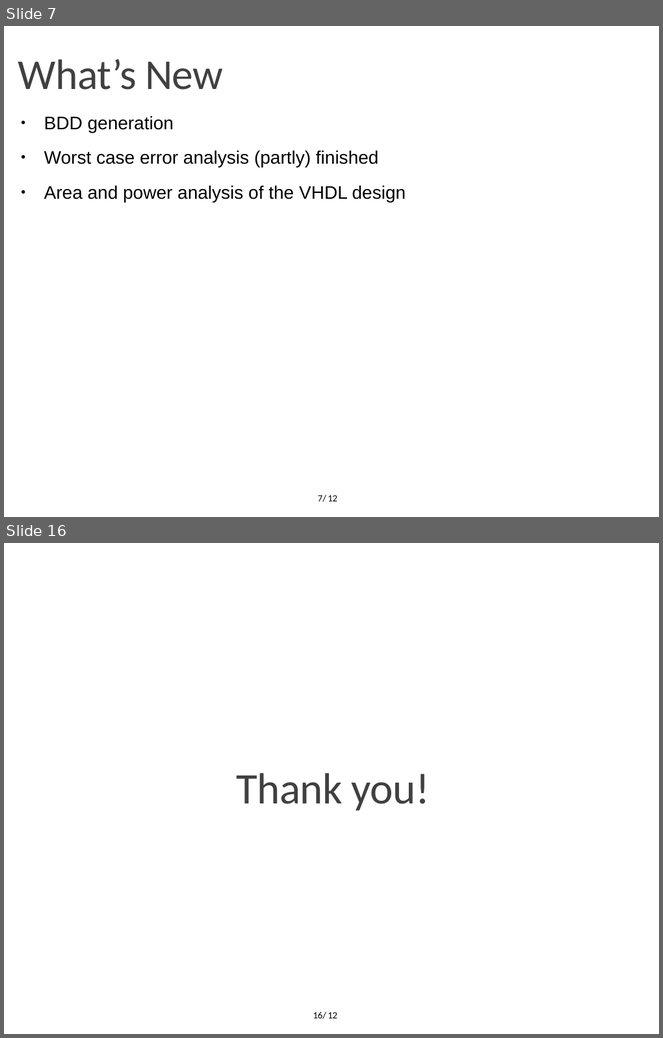
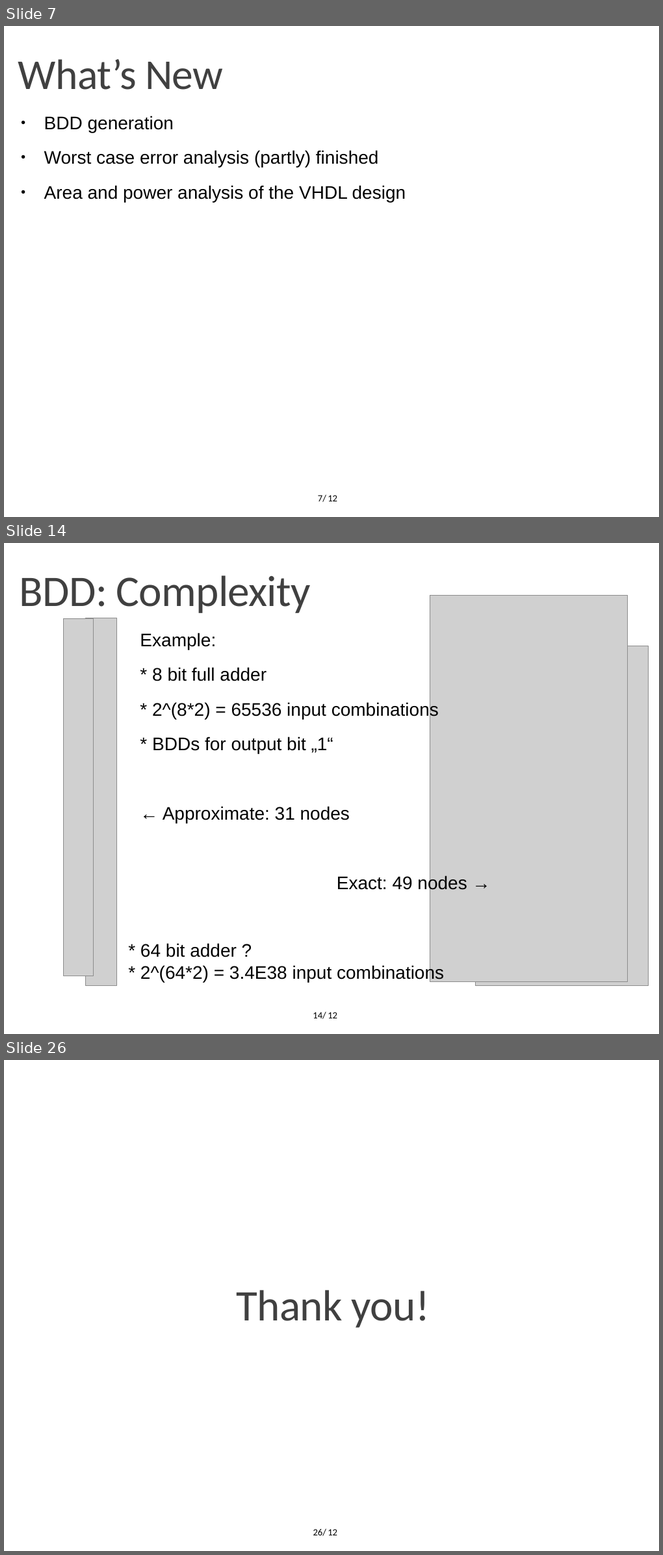
Before and after one commit to OrionLightning/Approximate-Circuit, a slide deck: Presentation Slides/Second Midterm (11-01-2022)/Midterm 11-01-2022.pptx. Shown one above the other, each under a label of ours: slides 7 and 16 before the commit, slides 7, 14 and 26 after it; the slides between them are not shown. The pictures are 663x1038 and 663x1555 pixels, drawn with LibreOffice and Linux fonts; fonts in the diff are those of the drawing; grey boxes stand for pictures; background and template pictures are left out. Boxes give left, top, right and bottom in pixels: in the first picture for what was removed or moved away, otherwise in the second. Text is boxed around its words. In the diff, an @@ line names an element or a change of style, - is before the commit and + after.

```diff
--- a/Presentation Slides/Second Midterm (11-01-2022)/Midterm 11-01-2022.pptx
+++ b/Presentation Slides/Second Midterm (11-01-2022)/Midterm 11-01-2022.pptx
@@ slide 14 added at bbox=[4, 543, 659, 1034], background #FFFFFF; not listed: 1 template element that a slide beside it also shows @@
@@ text added at bbox=[20, 575, 311, 613], 48 pt, text #404040 @@
+BDD: Complexity
@@ picture added at bbox=[430, 596, 628, 982] @@
@@ picture added at bbox=[64, 618, 94, 976] @@
@@ picture added at bbox=[86, 618, 116, 986] @@
@@ text added at bbox=[140, 633, 467, 893], 20 pt, text #000000 @@
+Example:
+* 8 bit full adder
+* 2^(8*2) = 65536 input combinations
+* BDDs for output bit „1“
+← Approximate: 31 nodes
+Exact: 49 nodes →
@@ picture added at bbox=[476, 646, 649, 986] @@
@@ text added at bbox=[140, 943, 444, 982], 20 pt, text #000000 @@
+* 64 bit adder ?
+* 2^(64*2) = 3.4E38 input combinations
@@ page number added at bbox=[313, 1012, 326, 1019], 10.5 pt, text #000000 @@
+14/
@@ what was slide 16 is now slide 26 @@
@@ page number at bbox=[313, 1529, 326, 1536]: text changed @@
-16/
+26/
```
Also in this commit, not shown: 6 slides changed, 11 other slides added, 2 slides removed, 2 other files.
